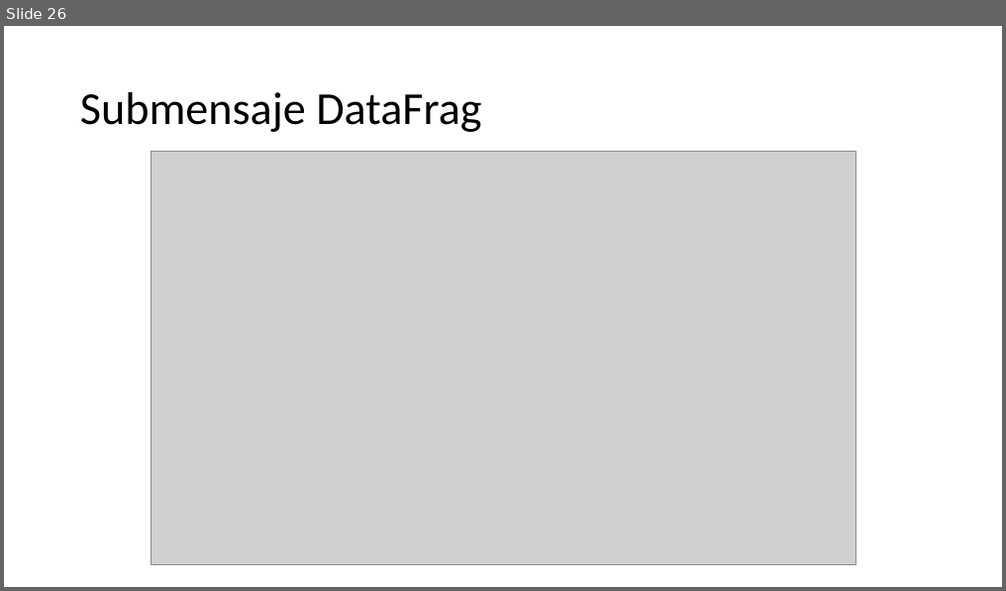
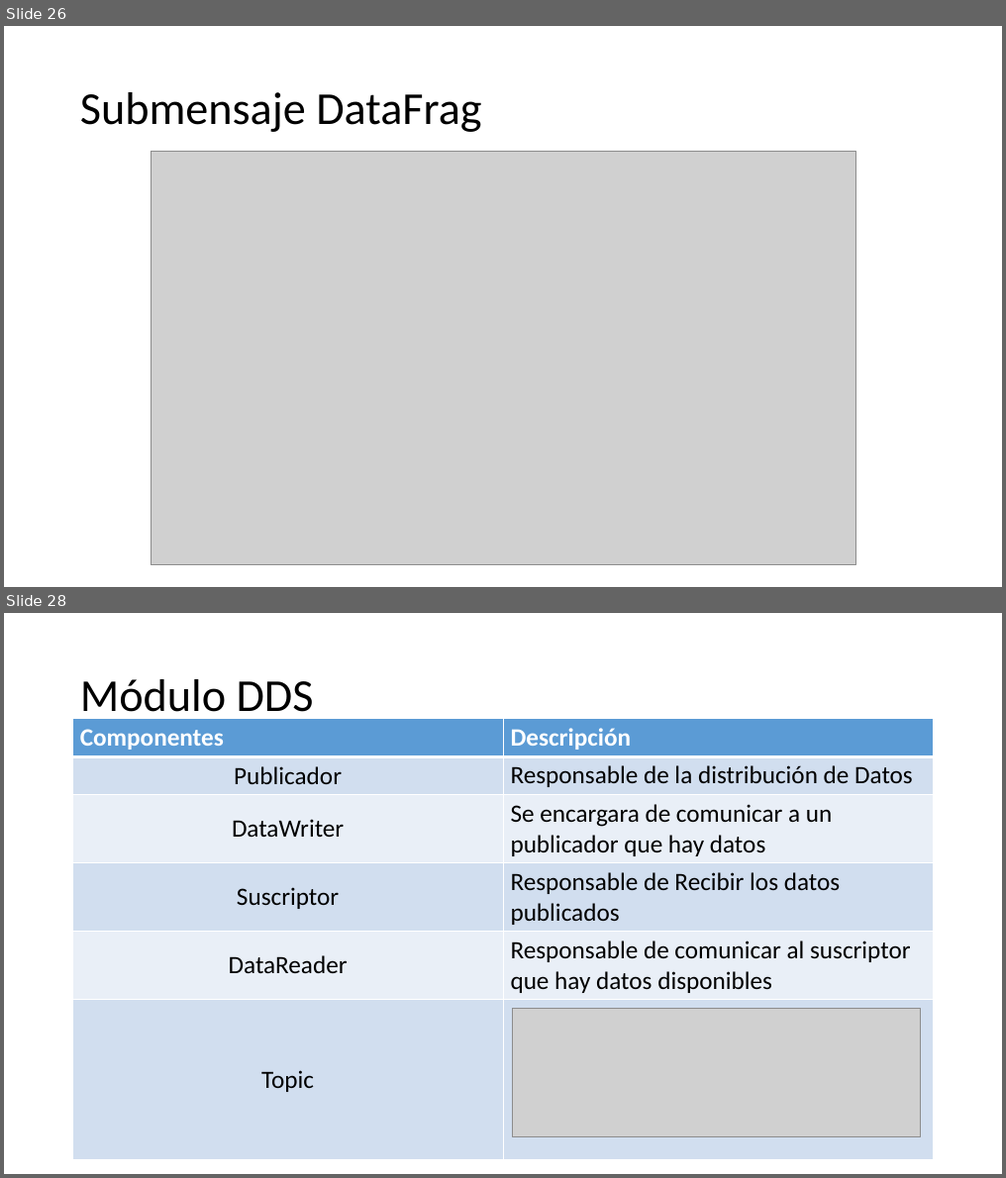
Before and after one commit to andresrubiop/Tesis, a slide deck: Rubio_Tello_Tesis-Presentación.pptx. Shown one above the other, each under a label of ours: slide 26 before the commit, slides 26 and 28 after it; the slides between them are not shown. The pictures are 1006x591 and 1006x1178 pixels, drawn with LibreOffice and Linux fonts; fonts in the diff are those of the drawing; grey boxes stand for pictures. Boxes give left, top, right and bottom in pixels: in the first picture for what was removed or moved away, otherwise in the second. Text is boxed around its words. In the diff, an @@ line names an element or a change of style, - is before the commit and + after.

```diff
--- a/Rubio_Tello_Tesis-Presentación.pptx
+++ b/Rubio_Tello_Tesis-Presentación.pptx
@@ slide 28 added at (x1=4, y1=613, x2=1002, y2=1174), background #FFFFFF @@
@@ title added at (x1=80, y1=679, x2=314, y2=723), 44 pt, text #000000 @@
+Módulo DDS
@@ table added at (x1=73, y1=719, x2=934, y2=1153), 6 rows, 2 columns @@
+Componentes | Descripción
+Publicador | Responsable de la distribución de Datos
+DataWriter | Se encargara de comunicar a un publicador que hay datos
+Suscriptor | Responsable de Recibir los datos publicados
+DataReader | Responsable de comunicar al suscriptor que hay datos disponibles
+Topic | 
@@ picture added at (x1=512, y1=1009, x2=921, y2=1138) @@
```
Also in this commit, not shown: 1 slide changed, 3 other slides added.
